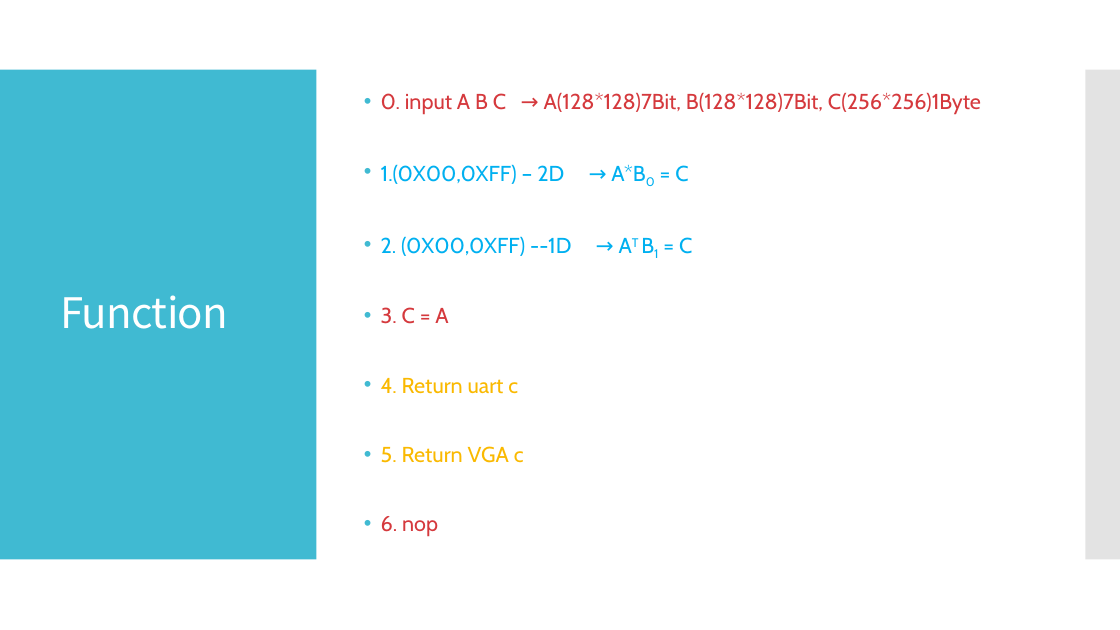
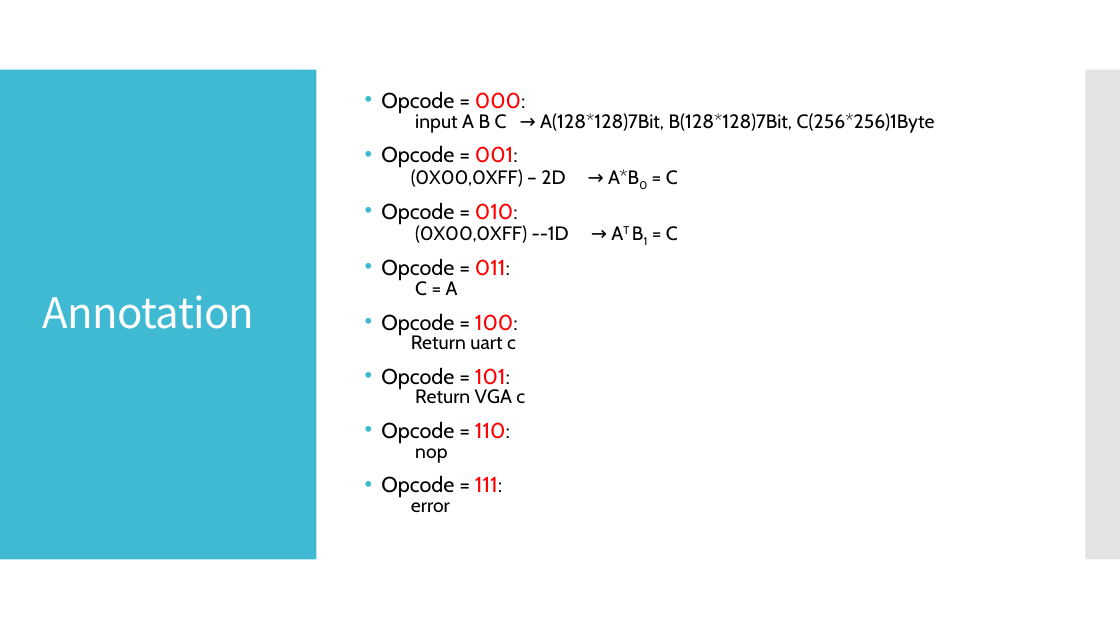
Before and after one commit to BBS86x1023/FPGA-simple-TPU, a slide deck: slide 3 of FPGA Final Project.pptx (slide 6 before the commit). Drawn at 1120x630 pixels with LibreOffice and Linux fonts; fonts in the diff are those of the drawing. Boxes give left, top, right and bottom in pixels: in the first picture for what was removed or moved away, otherwise in the second. Text is boxed around its words. In the diff, an @@ line names an element or a change of style, - is before the commit and + after.

```diff
--- a/FPGA Final Project.pptx
+++ b/FPGA Final Project.pptx
@@ text at (381,91,935,512): text changed; size 18.5 to 16.6 pt; text colour #D5393D to #000000 @@
-• 0. input A B C → A(128*128)7Bit, B(128*128)7Bit, C(256*256)1Byte
-• 1.(0X00,0XFF) – 2D → A*B0 = C
-• 2. (0X00,0XFF) --1D → AT B1 = C
-• 3. C = A
-• 4. Return uart c
-• 5. Return VGA c
-• 6. nop
+• Opcode = 000:
+  input A B C → A(128*128)7Bit, B(128*128)7Bit, C(256*256)1Byte
+• Opcode = 001:
+  (0X00,0XFF) – 2D → A*B0 = C
+• Opcode = 010:
+  (0X00,0XFF) --1D → AT B1 = C
+• Opcode = 011:
+  C = A
+• Opcode = 100:
+  Return uart c
+• Opcode = 101:
+  Return VGA c
+• Opcode = 110:
+  nop
+• Opcode = 111:
+  error
@@ title added at (43,295,254,329), 36 pt, text #FFFFFF @@
+Annotation
@@ title removed at (60,295,228,329) @@
-Function
```
Also in this commit, not shown: 1 other slide changed, 1 slide added, 3 slides removed.
